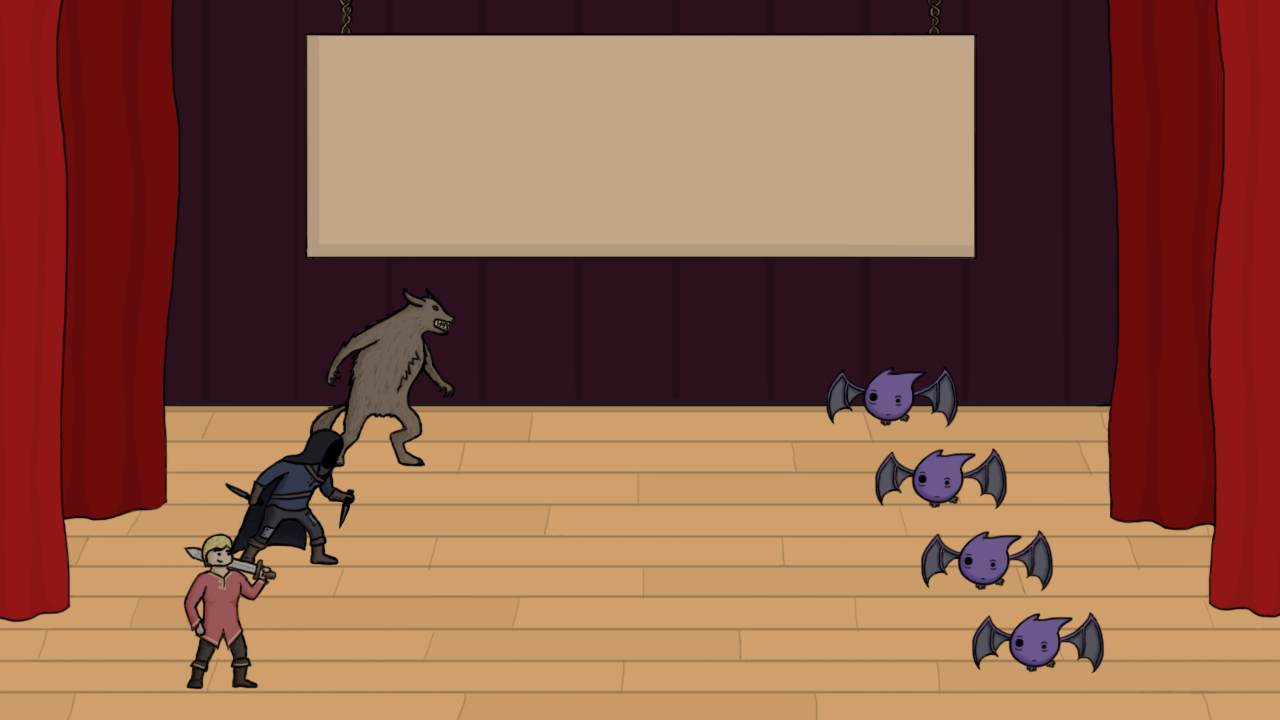
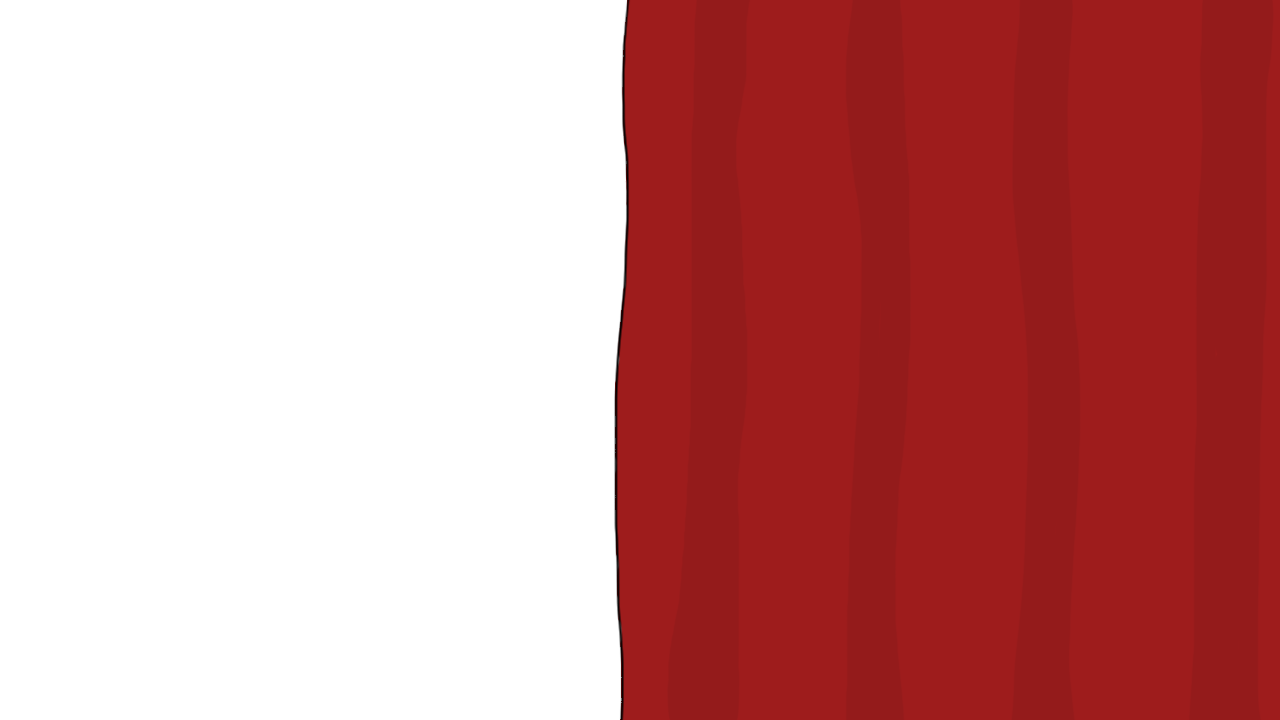
Comparing the layer stacks of the two 1280 x 720 images. Changes:
added group "Curtains" with 4 layers above "Characters" over left=0, top=0, right=1280, bottom=720
added layer "Right-Outline" in group "Curtains" over left=613, top=0, right=631, bottom=720
added layer "Right-Colour" in group "Curtains" over left=615, top=0, right=1280, bottom=720
hid group "Characters" (7 layers) over left=165, top=286, right=1106, bottom=690
hid group "HUD" (3 layers) over left=303, top=0, right=979, bottom=261
hid group "Battle" (3 layers) over left=0, top=0, right=1280, bottom=720
hid "Background", painted on it over left=0, top=0, right=1280, bottom=720
